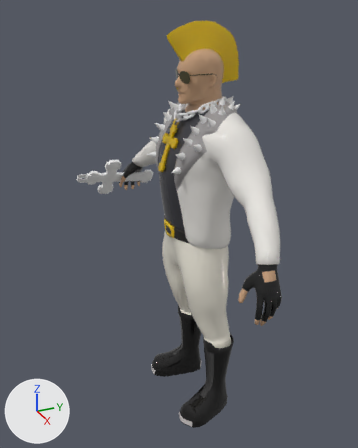
The FBX model CryptFlip/Assets/Models/Vampire HUnter/APose.fbx as it was, and as the next commit left it.
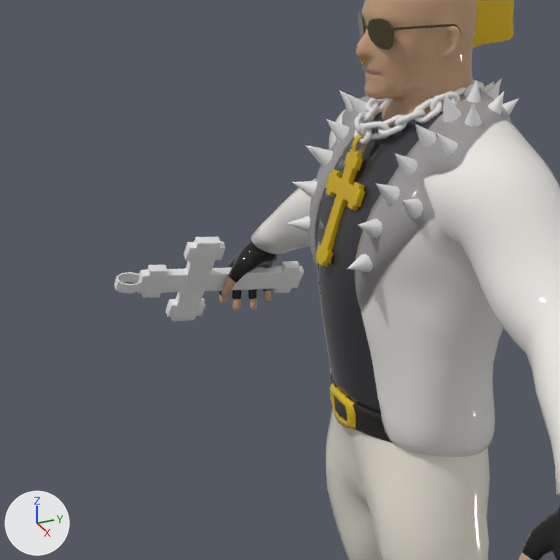
Old and new are each drawn whole from a camera (50 mm lens) standing at (3.232, -1.569, 3.333) and looking at (-0.033, -0.099, 1.7) and again close up on the part from 8% to 72% of the width and 14% to 65% of the height. Every picture has the same lights, and +X, +Y and +Z are marked at lower left. Where no turn or scale is listed for an object, it has been applied to the vertices.

In view in the first close-up: 'CrossProjectile', 'chainLink_LP009', 'jacketSpike_LP', 'jacket_LP'.
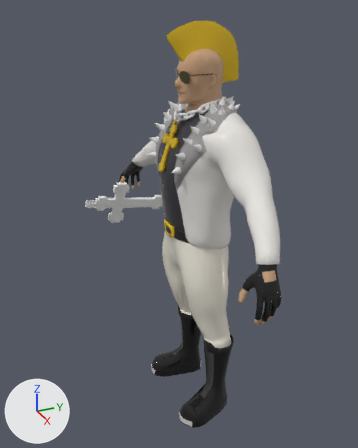
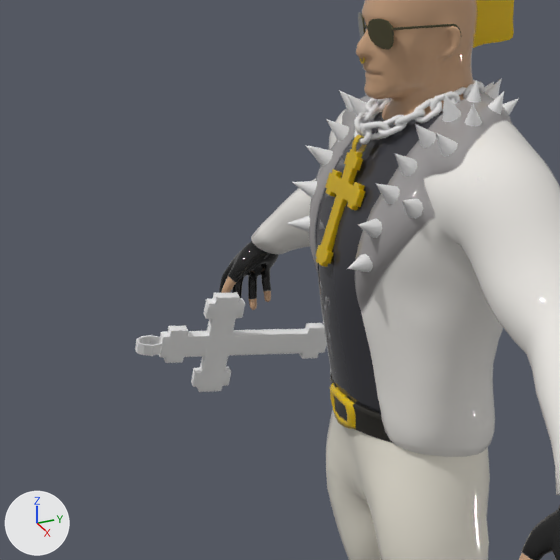
Boxes (x1, y1, x2, y2) around the edits, measured in the close-ups (560 x 560 px):
```json
{"object": "CrossProjectile", "change": "moved, turned", "before": [114, 237, 304, 321], "after": [135, 292, 327, 392]}
```

Scene script edits in JSON lines:
```json
{"op": "set", "path": "ob_crossprojectile.location", "old": "(-1.146, -0.385, 1.776)", "new": "(-0.951, -0.368, 1.583)"}
{"op": "set", "path": "ob_crossprojectile.rotation_euler", "old": "(1.843, 2.102, 0.291)", "new": "(2.094, 1.859, 0.497)", "note": "degrees (106, 120, 17) -> degrees (120, 107, 28)"}
```
